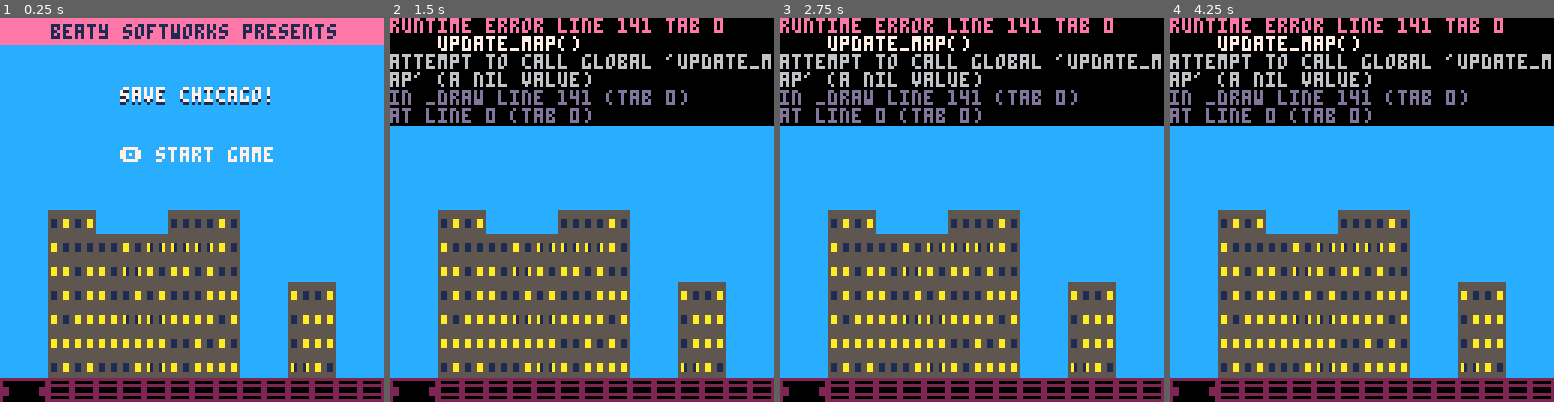
Above: before the commit, frames 1-4 (left to right).
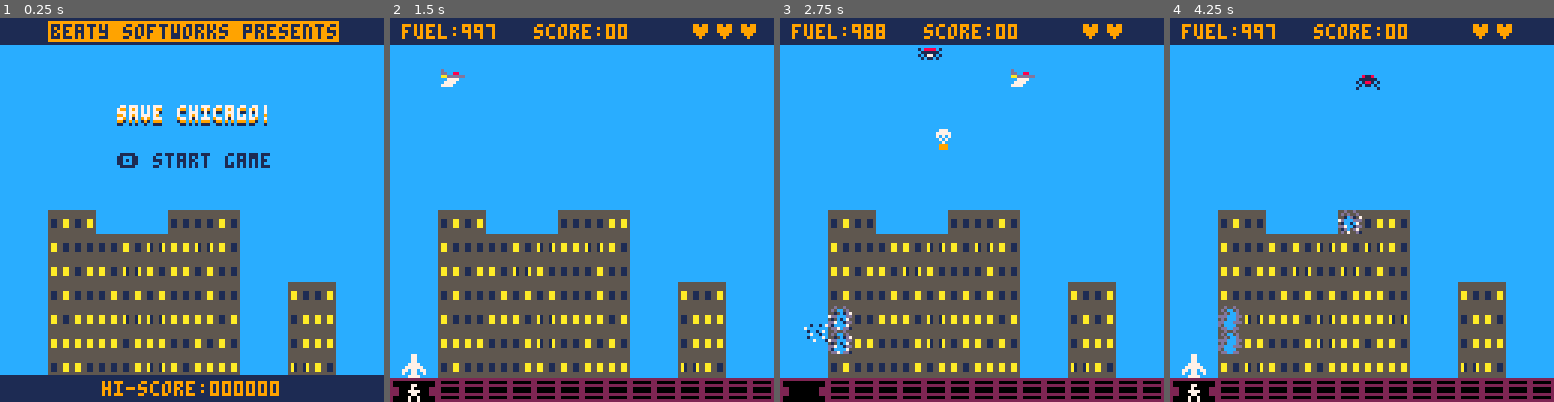
Above: after the commit, the same moments.

Repository: natebeaty/savepicoville
Game: PICO-8 cartridge savechicago.p8
Same seed, same stepped clock (60 frames per second), same inputs: the game is played once before the commit and once after it.
Inputs:
- Up to frame 1 (0.25 s): no input
- Up to frame 2 (1.5 s): tap X (X key) at 0.33, 1.07 s; tap O (Z key) at 0.7 s
- Up to frame 3 (2.75 s): hold Right 1.6-2.1 s; tap O (Z key) at 1.7, 2.1, 2.5 s; tap X (X key) at 1.85 s; hold Up 2.15-2.42 s; hold Right from 2.47 s (still down)
- Up to frame 4 (4.25 s): tap O (Z key) every 0.4 s from 2.9 to 4.1 s; tap X (X key) at 2.97, 4.08 s; release Right at 3.03 s; hold Left 3.08-3.58 s; hold Down 3.63-3.97 s; hold Right from 4.02 s (still down)

The runs differ from the first frame. In frame 1, 17% of the frame differs, in the area x 0-100%, y 0-100%; in frame 2, 29%; in frame 3, 30%; in frame 4, 30%.
Error before the commit: runtime error line 141 tab 0; update_map(); attempt to call global 'update_map' (a nil value)

Commit message:
add level support with enemies_killed tracking, bonus mode with end-of-level extra points, update colors, hi-score support

Diff:
--- a/main.lua
+++ b/main.lua
@@ -8,31 +8,64 @@
   return spd
 end
 
+function pad(string,length)
+  string=""..string
+  if (#string==length) return string
+  return "0"..pad(string,length-1)
+end
+
 function _init()
+  t=0
+  level=1
+  hiscore=0
+  enemies_killed=0
   mode="title"
   explosions={}
   buildingcrash={}
   rumblingrows={}
+  peopleleft=100
   bullets={}
   enemies={}
   supply={}
   balloon={}
-  gameover=false
-  mx,my=0,0 --movement
-  cx,cy=0,0 --camera
-  t=0
-  transition_speed=0.25
+  bonuscheck={x=0,y=15}
+  bonuslastbrick=nil
   make_player()
   make_buildings()
-  music(00, 2500)
+  music(0,2500)
 end
 
 function game_over()
   t=0
-  enemies={}
+  hiscore=max(hiscore,p.score)
+  level=1
   p.respawn()
   sfx(04)
   mode="game over"
+end
+
+function status_bar()
+  rectfill(0,0,128,8,1)
+  print("fuel:"..flr(p.fuel),4,2,9)
+  print("score:"..p.score.."0",48,2,9)
+  print(p.life,100,2,9)
+end
+
+function check_level()
+  if (enemies_killed>=5 and level==1 or enemies_killed>=10) then
+    enemies_killed=0
+    enemies={}
+    supply={}
+    balloon={}
+    bullets={}
+    t=0
+    mode="bonus"
+    -- set min/max starting points for bonuscheck
+    for building in all(buildings) do
+      bonuscheck.y = min(bonuscheck.y,15-building.height)
+      bonuscheck.x = max(bonuscheck.x,building.x+building.width)
+    end
+  end
 end
 
 function start_game()
@@ -48,51 +81,79 @@
   p.life="♥♥♥"
   mode="title"
   make_buildings()
-  music(00, 2500)
-end
-
+  music(0,2500)
+end
 
 function _update()
   t+=1
-
-  if #buildingcrash>0 then
-    for obj in all(buildingcrash) do
-      for i=1,obj.rowbusted do
-        sfx(11)
-        for j=1,obj.building.width do
-          local mx=obj.building.x+j
-          local my=14-obj.building.height+i
-          mset(mx, my, 8)
-          add(rumblingrows, new_rumblingrow(mx*8,my*8,i*10))
-        end
-      end
-    end
-    buildingcrash={}
-  end
-  for obj in all(enemies) do
-    obj.update(obj)
-  end
-
+  building_update()
 
   if mode=="title" then
 
-    building_update(4)
+    building_blink(4)
     check_enemy_spawn(5)
-    for obj in all(enemies) do
-      obj.update(obj)
+    for grp in all({enemies,supply,balloon}) do
+      for obj in all(grp) do
+        obj.update(obj)
+      end
     end
     -- enough time has elapsed and btn is pressed
     if t>5 and btn(4) then
       start_game()
     end
 
+  elseif mode=="bonus" then
+
+    for grp in all({explosions,rumblingrows}) do
+      for obj in all(grp) do
+        obj.update(obj)
+      end
+    end
+    --
+    if bonuslastbrick~=nil then
+      mset(bonuslastbrick.x,bonuslastbrick.y,05)
+      bonuslastbrick=nil
+    end
+    -- tally bonus points
+    if (bonuscheck.y<16) then
+      local map_sprite=mget(bonuscheck.x,bonuscheck.y)
+      -- skip sky until brick
+      while map_sprite==9 and bonuscheck.y<16 do
+        bonuscheck.x-=1
+        if bonuscheck.x<0 then
+          bonuscheck.y+=1
+          bonuscheck.x=15
+        end
+      end
+      -- unbroken brick
+      if fget(map_sprite,1) and not fget(map_sprite,2) then
+        p.score+=1
+        bonuslastbrick={x=bonuscheck.x,y=bonuscheck.y}
+        sfx(12)
+        mset(bonuscheck.x,bonuscheck.y,map_sprite+48) --white flash
+      end
+      bonuscheck.x-=1
+      if bonuscheck.x<0 then
+        bonuscheck.y+=1
+        bonuscheck.x=15
+      end
+    else
+      building_blink(1)
+      if (t>5 and btn(4)) then
+        -- add remaining bonus
+        t=0
+        level+=1
+        p.respawn()
+        mode="game"
+      end
+    end
+
   elseif mode=="game" then
 
     p.update()
-    building_update(3)
-    check_enemy_spawn(2)
+    building_blink(3)
+    check_enemy_spawn(level)
     check_supply_spawn()
-    update_map()
     for grp in all({bullets,enemies,supply,balloon,explosions,rumblingrows}) do
       for obj in all(grp) do
         obj.update(obj)
@@ -101,8 +162,8 @@
 
   elseif mode=="game over" then
 
-    building_update(1)
-    for grp in all({supply,balloon,explosions,rumblingrows}) do
+    building_blink(1)
+    for grp in all({enemies,supply,balloon,explosions,rumblingrows}) do
       for obj in all(grp) do
         obj.update(obj)
       end
@@ -125,45 +186,54 @@
 
   if mode=="title" then
 
-    for obj in all(enemies) do
-      obj.draw(obj)
-    end
-    rectfill(0,0,128,8,14)
+    for grp in all({enemies}) do
+      for obj in all(grp) do
+        obj.draw(obj)
+      end
+    end
+    rectfill(0,0,128,8,1)
+    rectfill(16,1,112,7,9)
     print("beaty softworks presents",17,2,1)
-    print("save chicago!",40,24,1)
-    print("save chicago!",40,23,7)
-    print("🅾️ start game",40,43,7)
+    print("save chicago!",39,31,1)
+    print("save chicago!",39,30,9)
+    print("save chicago!",39,29,7)
+    print("🅾️ start game",39,45,1)
+    rectfill(0,119,128,128,1)
+    print("hi-score:"..pad(hiscore.."0",6),34,121,9)
 
   elseif mode=="game" then
 
-    --update_camera()
-
-    update_map()
     for grp in all({bullets,enemies,supply,balloon,explosions,rumblingrows}) do
       for obj in all(grp) do
         obj.draw(obj)
       end
     end
     p.draw()
-
-    --status bar
-    rectfill(0,0,128,8,14)
-    print("fuel:"..flr(p.fuel), 4, 2, 1)
-    print("score:"..p.score, 50, 2, 1)
-    print(p.life, 100, 2, 1)
+    status_bar()
+
+  elseif mode=="bonus" then
+
+    for grp in all({explosions,rumblingrows}) do
+      for obj in all(grp) do
+        obj.draw(obj)
+      end
+    end
+    status_bar()
+    print("level "..level.." complete",32,31,1)
+    if bonuscheck.y<16 and t%30<15 then
+      print("bonus points",40,45,1)
+    end
 
   elseif mode=="game over" then
 
-      rectfill(0,0,128,8,14)
-      print("score:"..p.score, 50, 2, 1)
-      -- print("beaty softworks presents",17,2,1)
-      print("game  over",44,24,1)
-      print("🅾️ restart",44,43,7)
-
-      for grp in all({supply,balloon,explosions}) do
-        for obj in all(grp) do
-          obj.draw(obj)
-        end
-      end
-  end
-end
+    for grp in all({enemies,supply,balloon,explosions}) do
+      for obj in all(grp) do
+        obj.draw(obj)
+      end
+    end
+      rectfill(0,0,128,8,1)
+      print("score:"..p.score.."0",48,2,9)
+      print("game  over",44,31,1)
+      print("🅾️ restart",44,45,1)
+  end
+end
